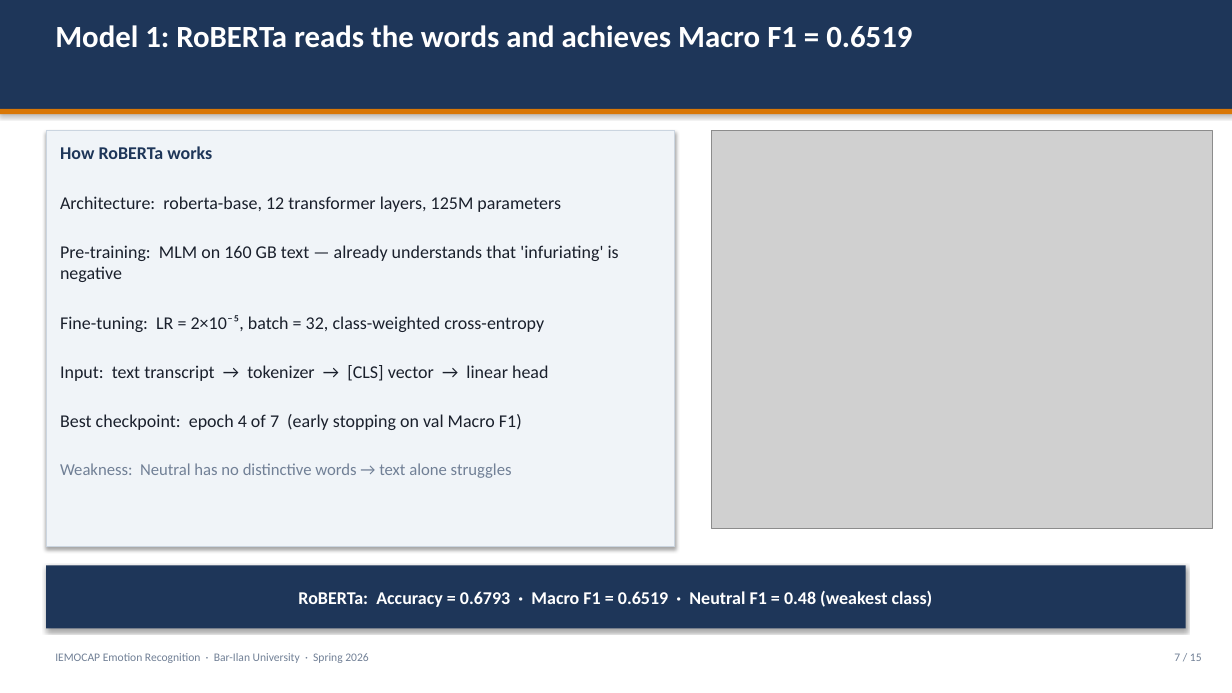
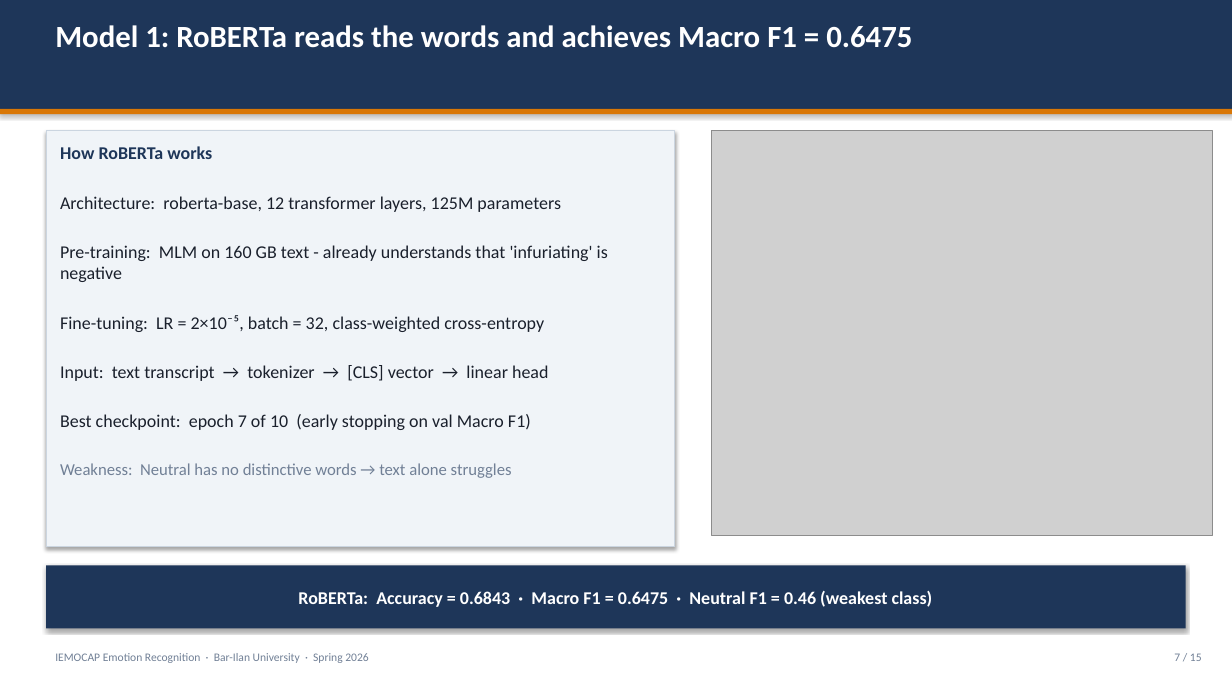
Before and after one commit to almahova/iemocap-proj, a slide deck: slide 7 of docs/Final_Presentation.pptx. Drawn at 1232x693 pixels with LibreOffice and Linux fonts; fonts in the diff are those of the drawing; grey boxes stand for pictures. Boxes give left, top, right and bottom in pixels: in the first picture for what was removed or moved away, otherwise in the second. Text is boxed around its words. In the diff, an @@ line names an element or a change of style, - is before the commit and + after.

```diff
--- a/docs/Final_Presentation.pptx
+++ b/docs/Final_Presentation.pptx
@@ text at [55, 25, 912, 48]: text changed @@
-Model 1: RoBERTa reads the words and achieves Macro F1 = 0.6519
+Model 1: RoBERTa reads the words and achieves Macro F1 = 0.6475
@@ picture: place and size @@
-picture at [712, 131, 1213, 529]
+picture at [712, 131, 1213, 536]
@@ text in rectangle at [60, 245, 608, 282]: text changed @@
-Pre-training: MLM on 160 GB text — already understands that 'infuriating' is negative
+Pre-training: MLM on 160 GB text - already understands that 'infuriating' is negative
@@ text in rectangle at [60, 414, 531, 430]: text changed @@
-Best checkpoint: epoch 4 of 7 (early stopping on val Macro F1)
+Best checkpoint: epoch 7 of 10 (early stopping on val Macro F1)
@@ text in rectangle at [298, 591, 933, 607]: text changed @@
-RoBERTa: Accuracy = 0.6793 · Macro F1 = 0.6519 · Neutral F1 = 0.48 (weakest class)
+RoBERTa: Accuracy = 0.6843 · Macro F1 = 0.6475 · Neutral F1 = 0.46 (weakest class)
```
Also in this commit, not shown: 14 other slides changed, 3 other files.
